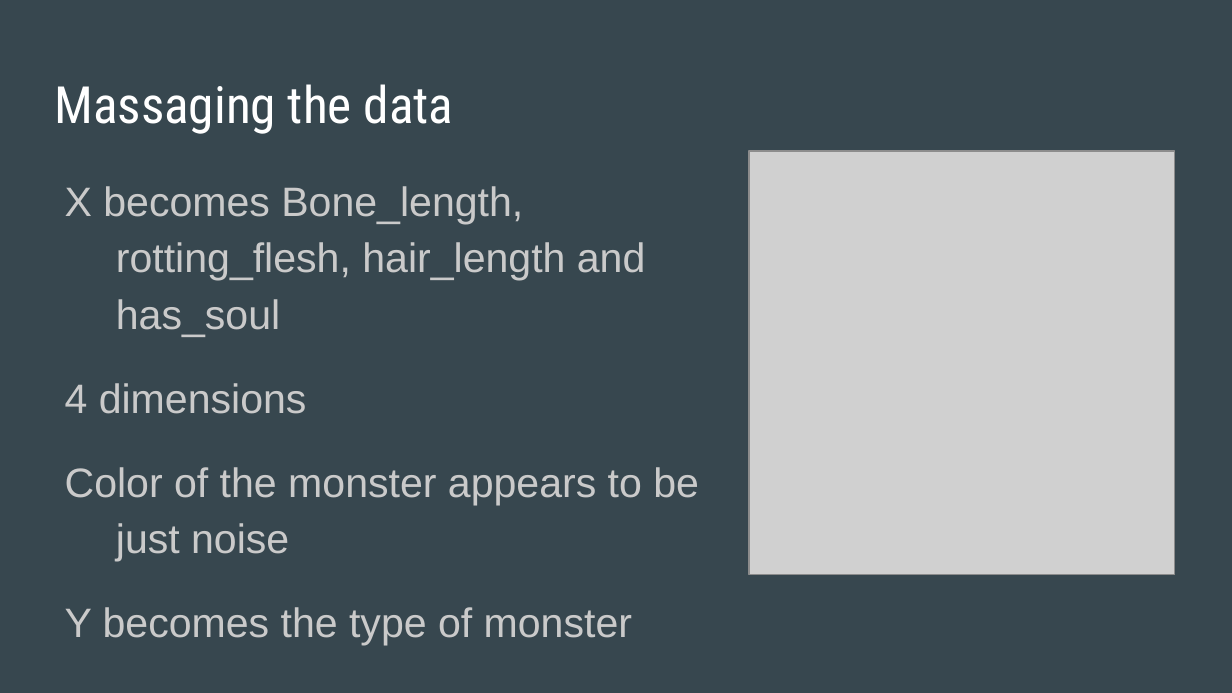
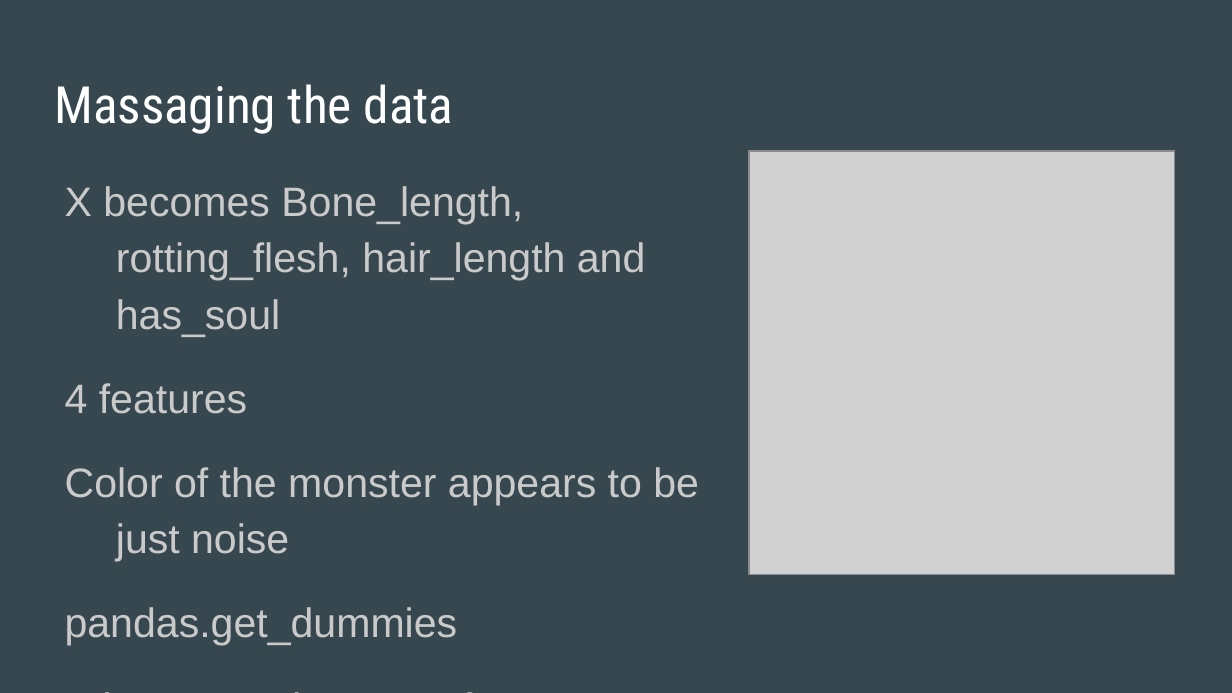
Before and after one commit to Chill1/ArtificialIntelligence, a slide deck: slide 8 of Hill/hill-prj/Hill-Presentation.pptx (slide 7 before the commit). Drawn at 1232x693 pixels with LibreOffice and Linux fonts; fonts in the diff are those of the drawing; grey boxes stand for pictures. Boxes give left, top, right and bottom in pixels: in the first picture for what was removed or moved away, otherwise in the second. Text is boxed around its words. In the diff, an @@ line names an element or a change of style, - is before the commit and + after.

Commit message:
Presentation Update

```diff
--- a/Hill/hill-prj/Hill-Presentation.pptx
+++ b/Hill/hill-prj/Hill-Presentation.pptx
@@ text at (x1=65, y1=383, x2=247, y2=414): text changed @@
-4 dimensions
+4 features
@@ text at (x1=65, y1=607, x2=458, y2=646): paragraph added @@
+pandas.get_dummies
```
Also in this commit, not shown: 1 other slide changed, 1 slide added, 1 other file.
